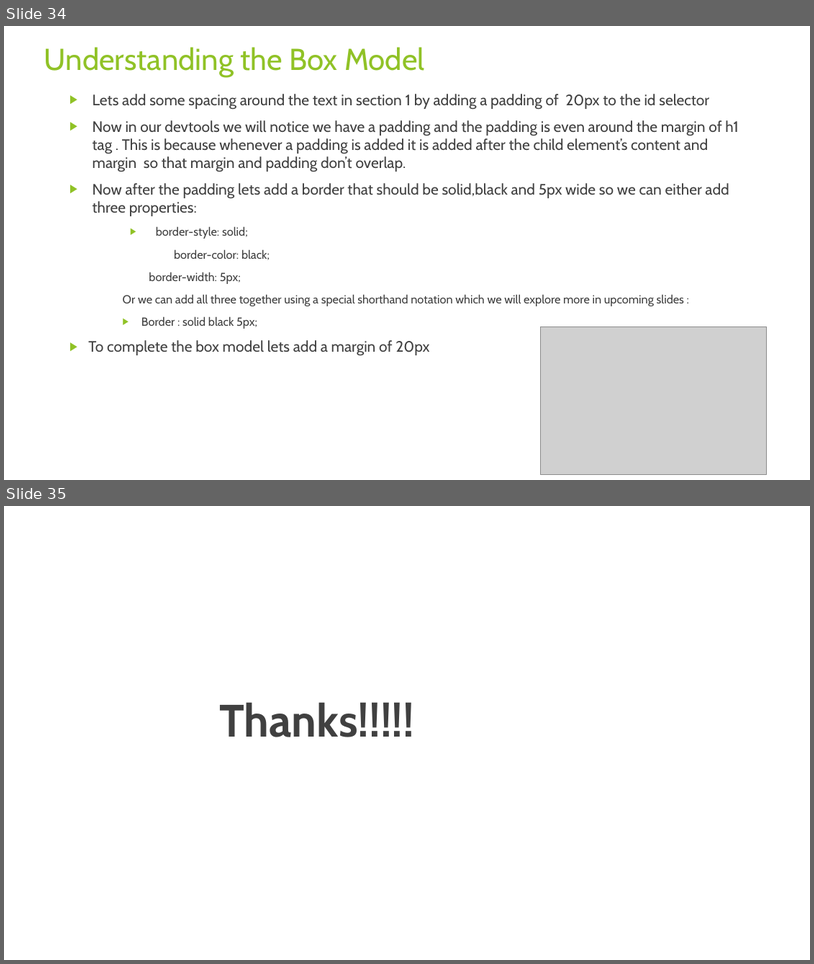
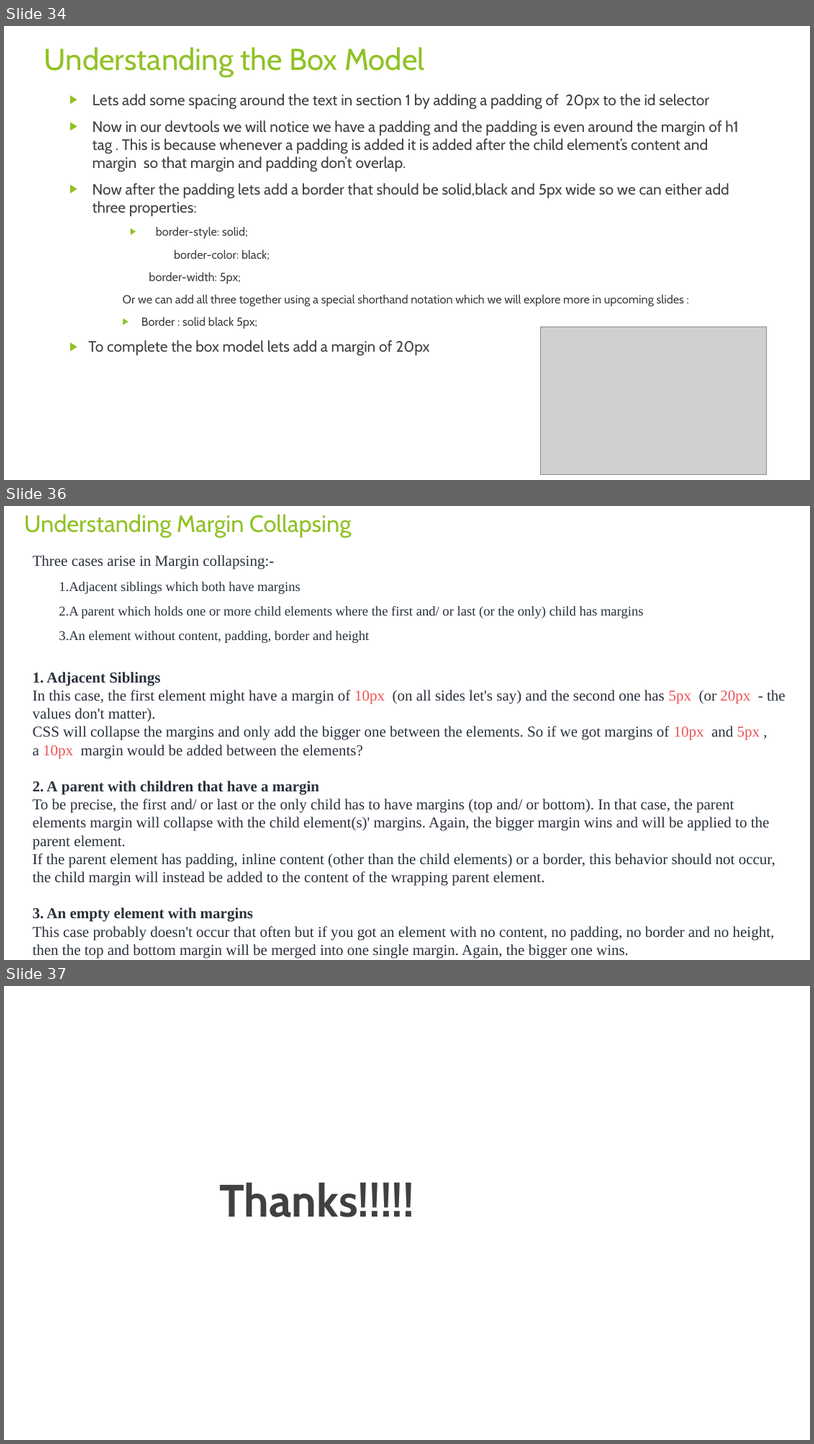
Before and after one commit to rudhrainfogain/CSS, a slide deck: PPT/Css-v3.pptx. Shown one above the other, each under a label of ours: slides 34 and 35 before the commit, slides 34, 36 and 37 after it; the slides between them are not shown. The pictures are 814x964 and 814x1444 pixels, drawn with LibreOffice and Linux fonts; fonts in the diff are those of the drawing; grey boxes stand for pictures. Boxes give left, top, right and bottom in pixels: in the first picture for what was removed or moved away, otherwise in the second. Text is boxed around its words. In the diff, an @@ line names an element or a change of style, - is before the commit and + after.

Commit message:
Understanding Margin Collapsing and Removing Default

```diff
--- a/PPT/Css-v3.pptx
+++ b/PPT/Css-v3.pptx
@@ slide 36 added at bbox=[4, 506, 810, 960], background #FFFFFF @@
@@ title added at bbox=[24, 514, 352, 538], 28 pt, text #90C226 @@
+Understanding Margin Collapsing
@@ text added at bbox=[33, 555, 786, 939], 18 pt, text #29303B @@
+Three cases arise in Margin collapsing:-
+  1. Adjacent siblings which both have margins
+  2. A parent which holds one or more child elements where the first and/ or last (or the only) child has margins
+  3. An element without content, padding, border and height
+1. Adjacent Siblings
+In this case, the first element might have a margin of 10px (on all sides let's say) and the second one has 5px (or 20px - the values don't matter).
+CSS will collapse the margins and only add the bigger one between the elements. So if we got margins of 10px and 5px , a 10px margin would be added between the elements?
+2. A parent with children that have a margin
+To be precise, the first and/ or last or the only child has to have margins (top and/ or bottom). In that case, the parent elements margin will collapse with the child element(s)' margins. Again, the bigger margin wins and will be applied to the parent element.
+If the parent element has padding, inline content (other than the child elements) or a border, this behavior should not occur, the child margin will instead be added to the content of the wrapping parent element.
+3. An empty element with margins
+This case probably doesn't occur that often but if you got an element with no content, no padding, no border and no height, then the top and bottom margin will be merged into one single margin. Again, the bigger one wins.
@@ what was slide 35 is now slide 37 @@
```
Also in this commit, not shown: 1 other slide added, 1 other file.
